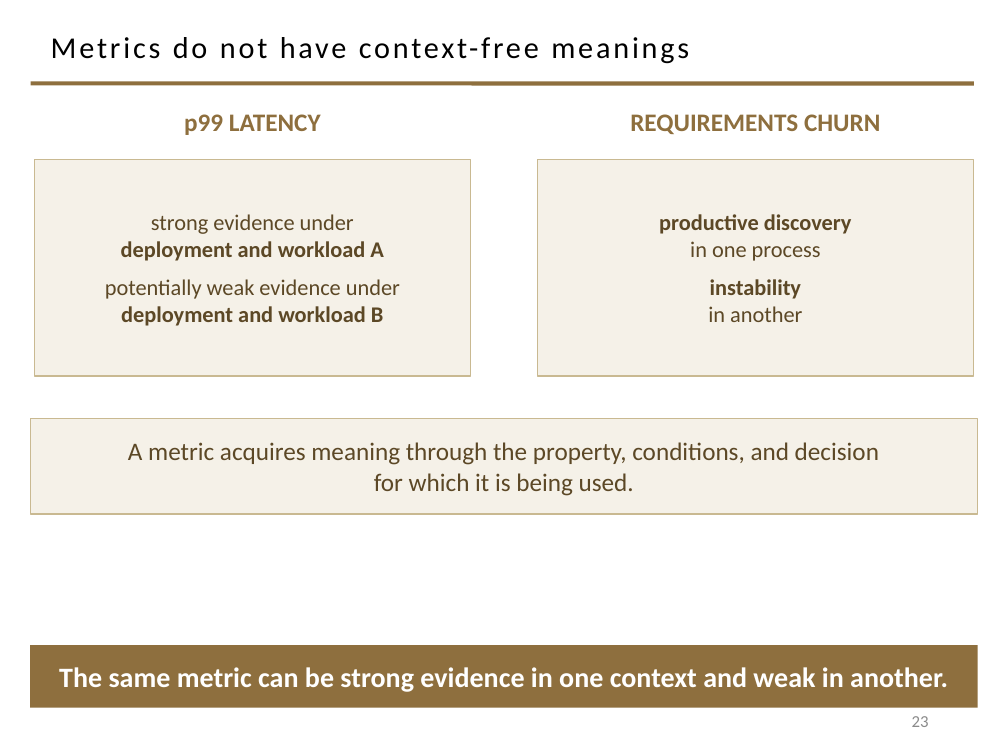
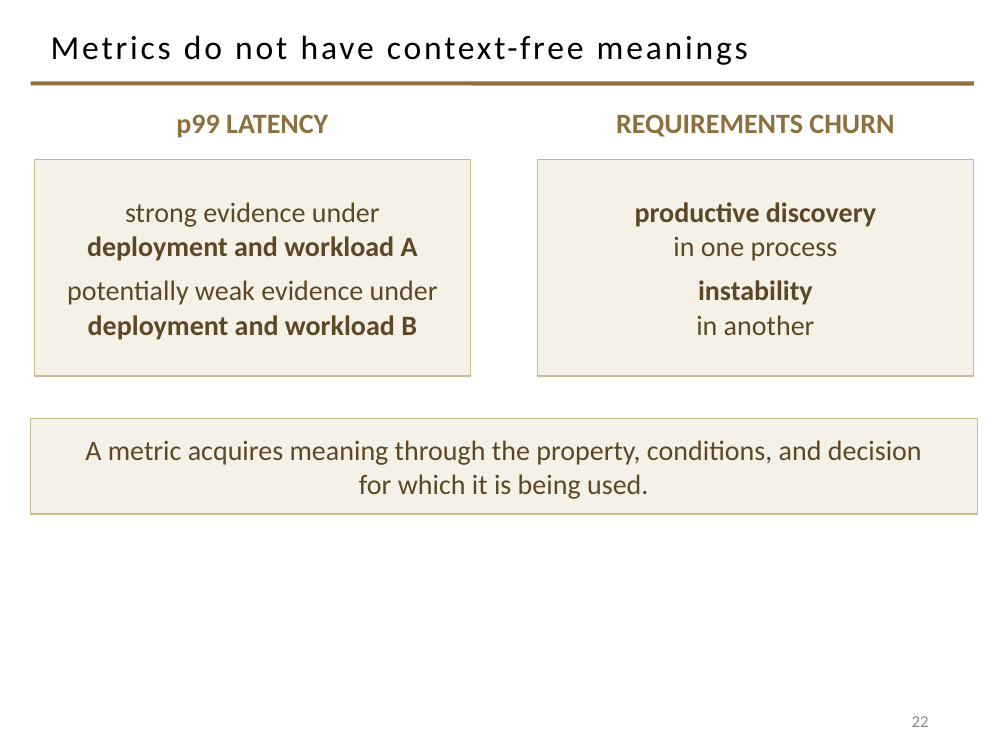
Before and after one commit to davisjam/model-based-agentic-software-engineering, a slide deck: slide 22 of course/lectures/act-1-foundations/09-engineering-decision-making-and-metrics/1-9-Engineering-Decision-Making-and-Metrics.pptx (slide 23 before the commit). Drawn at 1008x756 pixels with LibreOffice and Linux fonts; fonts in the diff are those of the drawing; background and template pictures are left out. Boxes give left, top, right and bottom in pixels: in the first picture for what was removed or moved away, otherwise in the second. Text is boxed around its words. In the diff, an @@ line names an element or a change of style, - is before the commit and + after.

```diff
--- a/course/lectures/act-1-foundations/09-engineering-decision-making-and-metrics/1-9-Engineering-Decision-Making-and-Metrics.pptx
+++ b/course/lectures/act-1-foundations/09-engineering-decision-making-and-metrics/1-9-Engineering-Decision-Making-and-Metrics.pptx
@@ title "Metrics do not have context-free ..." at [51,35,748,65]: size 21.6 to 24 pt @@
@@ rectangle "strong evidence under" at [34,159,471,376]: size 16 to 20 pt @@
@@ rectangle "productive discovery" at [537,159,974,376]: size 16 to 20 pt @@
@@ size 18 to 20 pt in 3 elements at [176,114,328,138], [616,114,894,137], [30,418,978,514] @@
@@ rectangle removed at [30,645,978,708] @@
-The same metric can be strong evidence in one context and weak in another.
@@ page number at [912,716,929,727]: text changed @@
-23
+22
```
Also in this commit, not shown: 22 other slides changed, 2 slides added, 3 slides removed, 1 other file.
